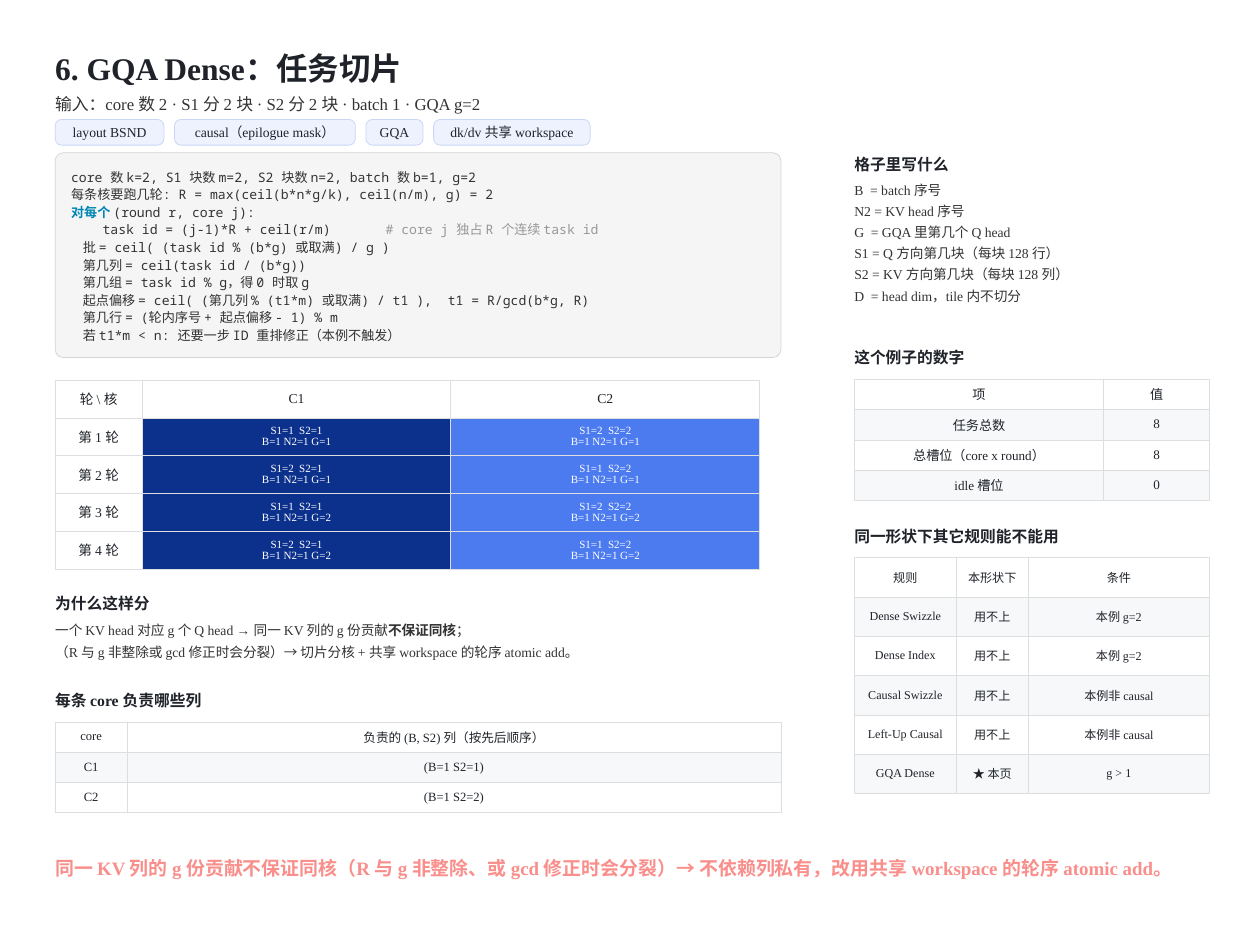
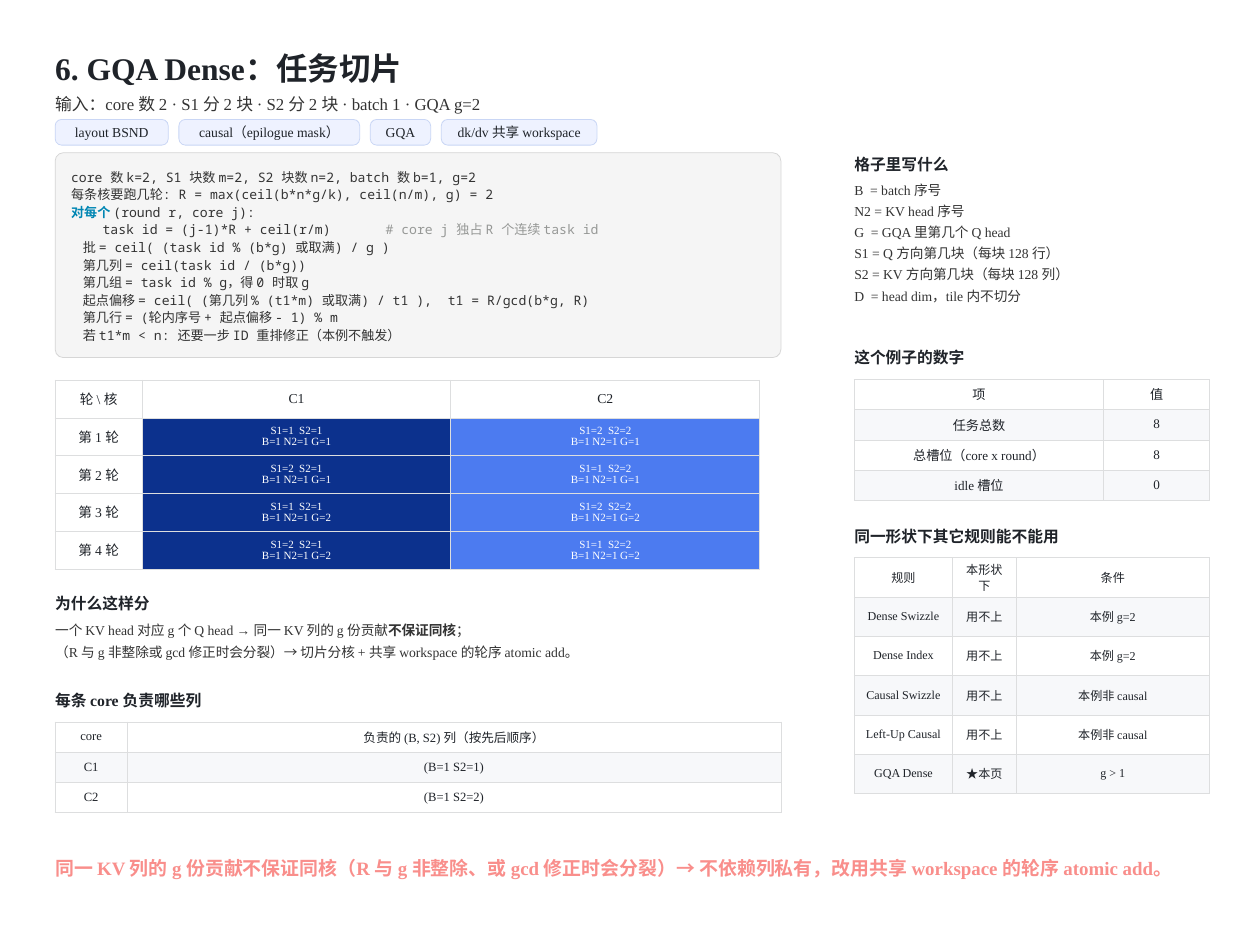
Before and after one commit to guomc9/SeeTen, a slide deck: slide 13 of cases/flash-attention-det-accum/out/v4-index-schedules.pptx. Drawn at 1260x945 pixels with LibreOffice and Linux fonts; fonts in the diff are those of the drawing. Boxes give left, top, right and bottom in pixels: in the first picture for what was removed or moved away, otherwise in the second. Text is boxed around its words. In the diff, an @@ line names an element or a change of style, - is before the commit and + after.

Commit message:
Fix width estimator for capital letters; widen the overview MHA/GQA column
est_text_width under-measured uppercase (0.62em vs real TNR ~0.70-0.92em), so
capital-heavy headers such as MHA/GQA were sized too narrow and got clipped by
the renderer. Uppercase now 0.70em (M/W 0.92em, slash 0.28em); the overview
MHA/GQA column widens 1.10 -> 1.40in and the last column text is shortened;
applicability panels rebalance columns/status text and drop to 11pt so the
predicate-derived conditions still fit. Deck regenerated: 0 out-of-bounds /
0 overlaps / 0 cell issues / 0 tight gaps; check_case ALL PASS.

```diff
--- a/cases/flash-attention-det-accum/out/v4-index-schedules.pptx
+++ b/cases/flash-attention-det-accum/out/v4-index-schedules.pptx
@@ rounded rectangle "layout BSND": place and size @@
-rounded rectangle "layout BSND" at [55, 119, 164, 145]
+rounded rectangle "layout BSND" at [55, 119, 169, 145]
@@ rounded rectangle "causal（epilogue mask）": place and size @@
-rounded rectangle "causal（epilogue mask）" at [175, 119, 355, 145]
+rounded rectangle "causal（epilogue mask）" at [179, 119, 360, 145]
@@ rounded rectangle "GQA": place and size @@
-rounded rectangle "GQA" at [366, 119, 423, 145]
+rounded rectangle "GQA" at [370, 119, 431, 145]
@@ rounded rectangle "dk/dv 共享 workspace": place and size @@
-rounded rectangle "dk/dv 共享 workspace" at [434, 119, 590, 145]
+rounded rectangle "dk/dv 共享 workspace" at [441, 119, 597, 145]
@@ table at [854, 558, 1209, 794] @@
-row 6, column 2: ★ 本页
+row 6, column 2: ★本页
```
Also in this commit, not shown: 7 other slides changed, 3 other files.
